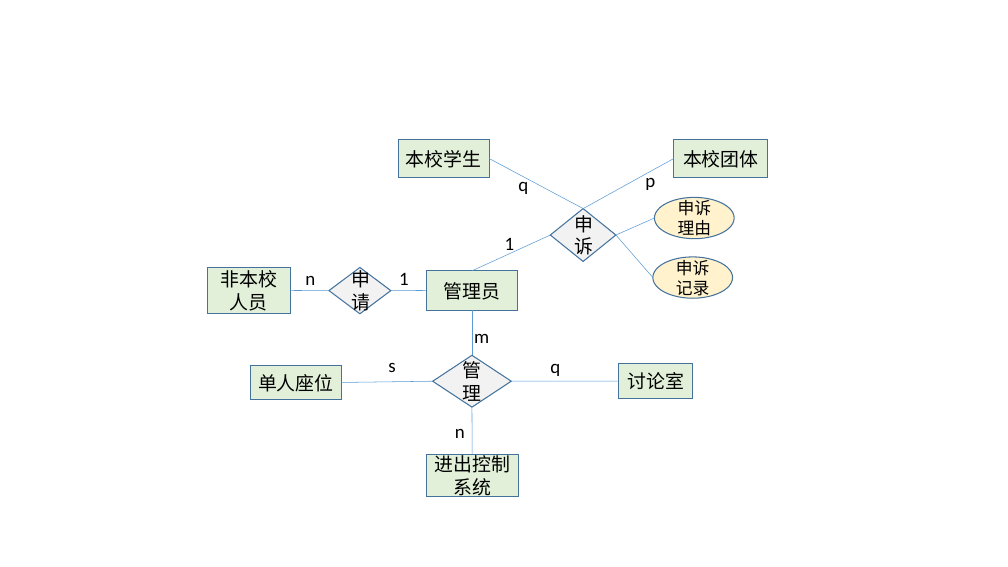
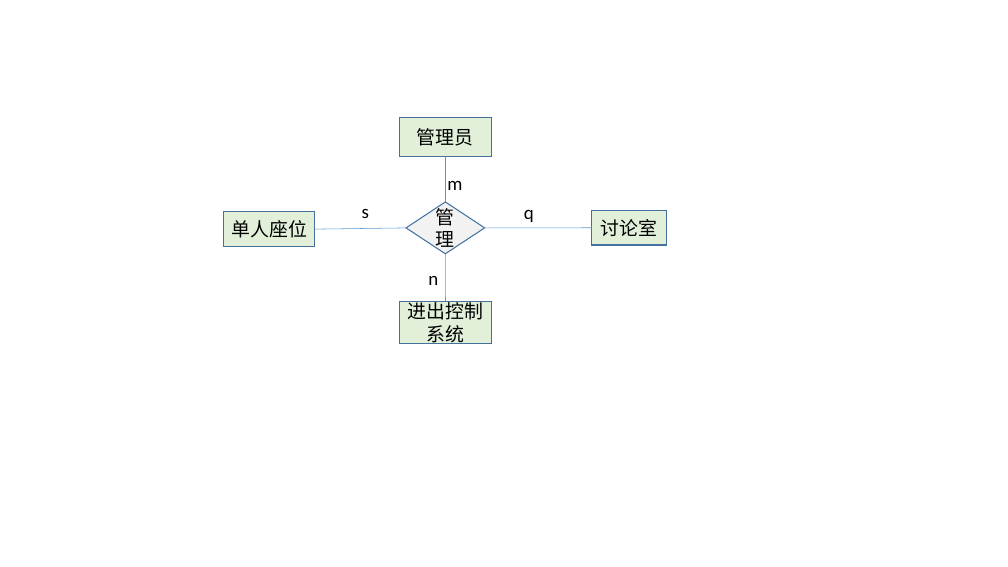
Before and after one commit to huangqiuyu/Database_BUAA, a slide deck: slide 6 of ours/E-R图初稿.pptx. Drawn at 1008x567 pixels with LibreOffice and Linux fonts; fonts in the diff are those of the drawing. Boxes give left, top, right and bottom in pixels: in the first picture for what was removed or moved away, otherwise in the second. Text is boxed around its words. In the diff, an @@ line names an element or a change of style, - is before the commit and + after.

```diff
--- a/ours/E-R图初稿.pptx
+++ b/ours/E-R图初稿.pptx
@@ rectangle removed at bbox=[399, 139, 489, 178] @@
-本校学生
@@ rectangle removed at bbox=[674, 139, 768, 178] @@
-本校团体
@@ line removed from (583, 209) to (489, 159) @@
@@ text removed at bbox=[518, 176, 528, 194] @@
-q
@@ line removed from (583, 209) to (674, 159) @@
@@ text removed at bbox=[645, 171, 655, 190] @@
-p
@@ text "s": place and size @@
-text "s" at bbox=[388, 363, 395, 372]
+text "s" at bbox=[362, 209, 369, 218]
@@ diamond removed at bbox=[551, 209, 616, 262] @@
-申诉
@@ ellipse removed at bbox=[655, 197, 734, 239] @@
-申诉理由
@@ line removed from (551, 235) to (472, 271) @@
@@ text removed at bbox=[505, 238, 515, 255] @@
-1
@@ line removed from (616, 235) to (655, 218) @@
@@ line removed from (616, 235) to (653, 278) @@
@@ rectangle removed at bbox=[207, 267, 290, 314] @@
-非本校人员
@@ diamond removed at bbox=[329, 268, 391, 314] @@
-申请
@@ 4 rectangles, 4 lines, 3 texts, 1 diamond: place and size @@
-4 rectangles, 4 lines, 3 texts, 1 diamond at bbox=[250, 271, 693, 497]
+4 rectangles, 4 lines, 3 texts, 1 diamond at bbox=[224, 117, 666, 343]
@@ ellipse removed at bbox=[653, 257, 733, 299] @@
-申诉记录
@@ line removed from (290, 290) to (329, 290) @@
@@ text removed at bbox=[305, 276, 315, 291] @@
-n
@@ line removed from (391, 290) to (426, 290) @@
@@ text removed at bbox=[399, 273, 409, 291] @@
-1
```
Also in this commit, not shown: 2 other slides changed, 7 slides added, 1 other file.
